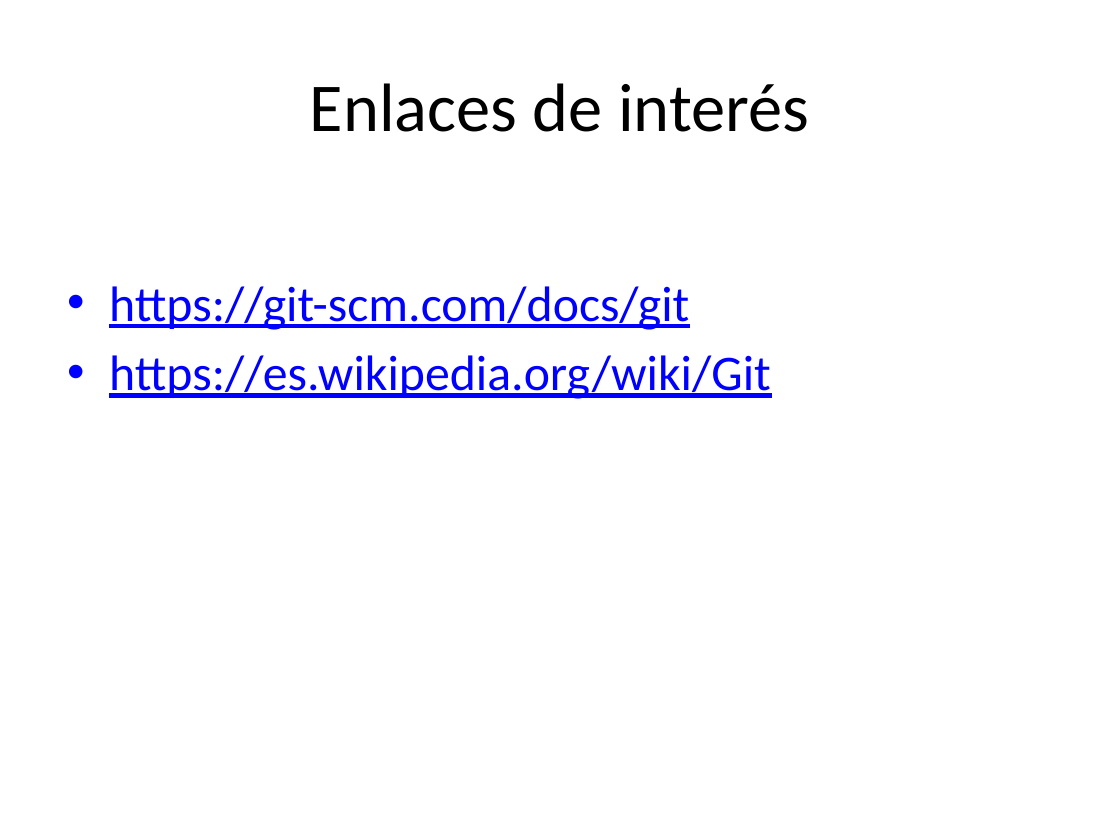
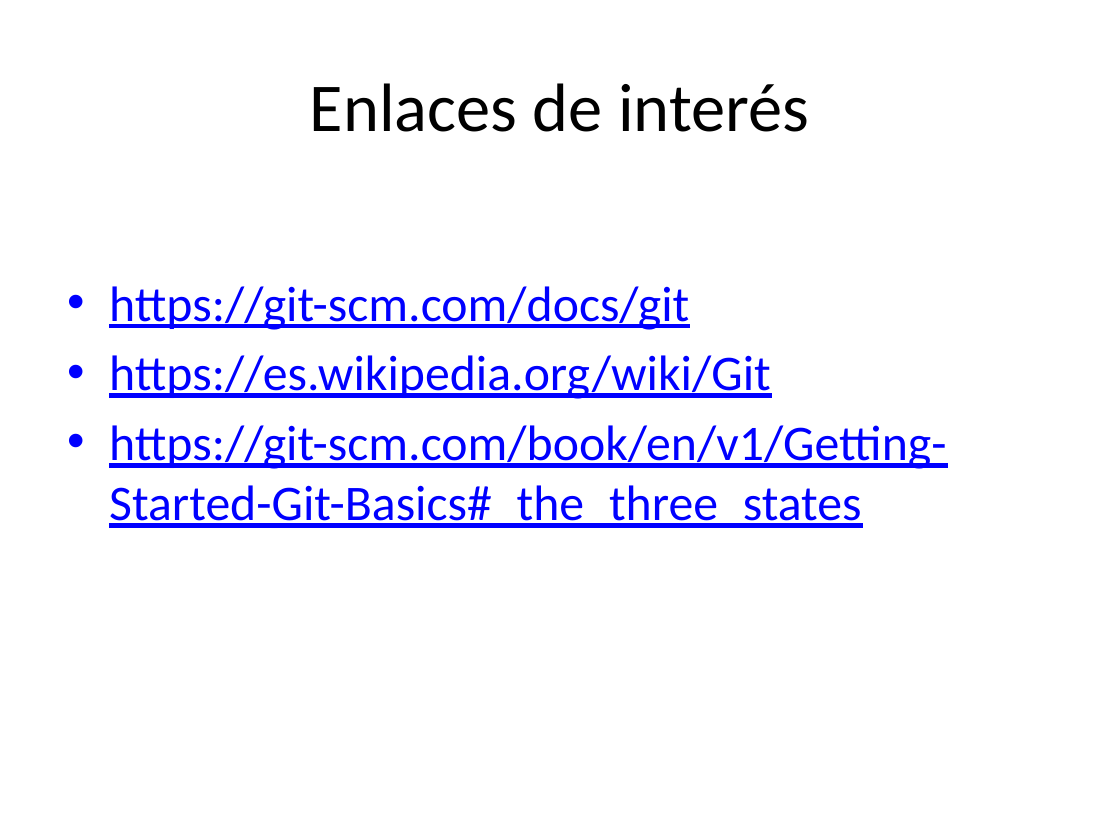
Before and after one commit to ceta-project/materiales, a slide deck: slide 9 of Ceta-01-Git.pptx (slide 8 before the commit). Drawn at 1120x840 pixels with LibreOffice and Linux fonts; fonts in the diff are those of the drawing. Boxes give left, top, right and bottom in pixels: in the first picture for what was removed or moved away, otherwise in the second. Text is boxed around its words. In the diff, an @@ line names an element or a change of style, - is before the commit and + after.

```diff
--- a/Ceta-01-Git.pptx
+++ b/Ceta-01-Git.pptx
@@ text at [109, 425, 946, 528]: paragraph added @@
+• https://git-scm.com/book/en/v1/Getting-Started-Git-Basics#_the_three_states
```
Also in this commit, not shown: 3 other slides changed, 1 slide added.
